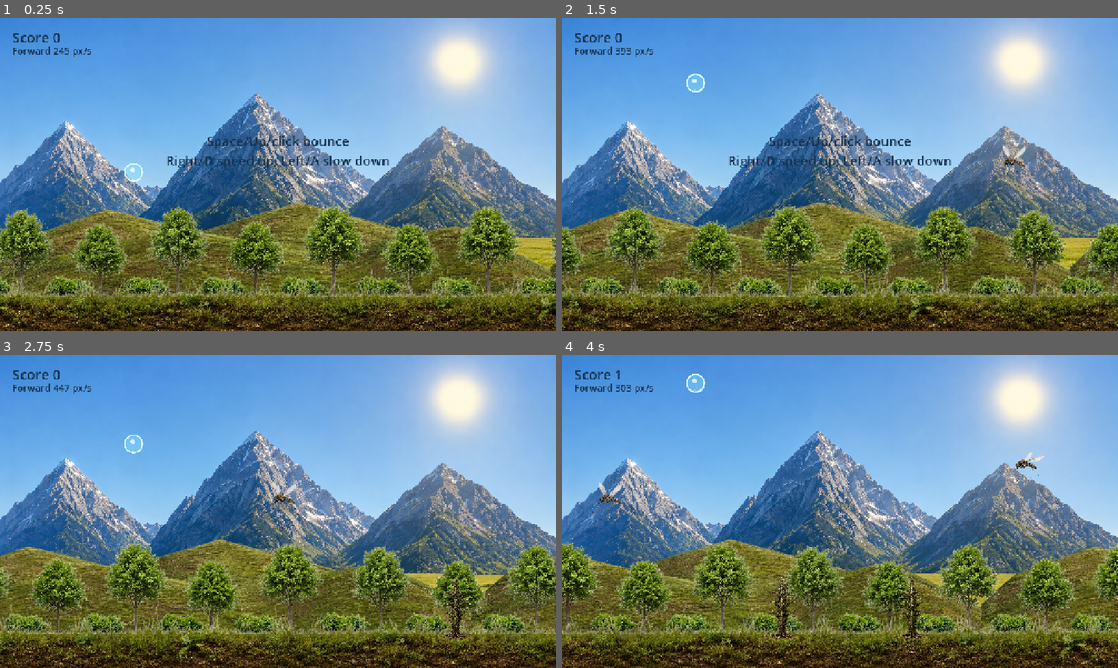
Above: before the commit, frames 1-4 (two rows, left to right).
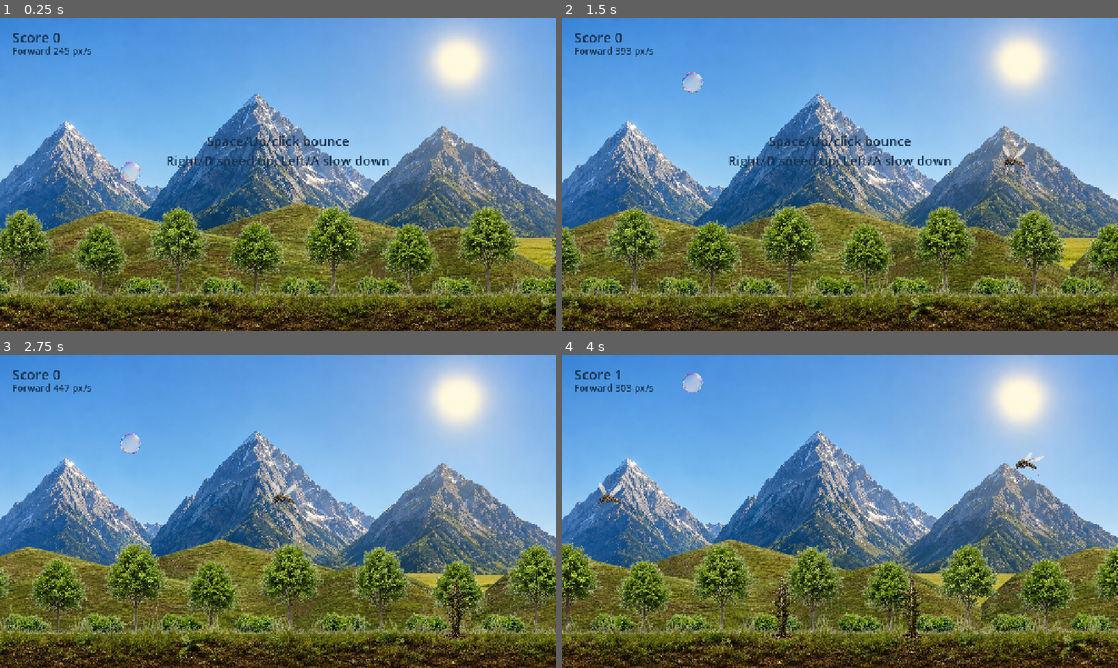
Above: after the commit, the same moments.

Repository: steinshuh/BubbleBriar
Game: Godot game, scene res://scenes/Main.tscn
The game is run twice, just before and just after one commit, with the same random seed, the same clock (stepped at 60 frames per second) and the same inputs.
Inputs:
- Up to frame 1 (0.25 s): no input
- Up to frame 2 (1.5 s): tap Enter (ui_accept) at 0.5, 0.77, 1.07 s; hold Right 0.53-1.28 s; tap Space (bounce) at 0.6, 1.35 s; hold Left from 1.28 s (still down)
- Up to frame 3 (2.75 s): tap Enter (ui_accept) at 1.52, 1.82 s; release Left at 2.03 s; hold Right from 2.03 s (still down); tap Space (bounce) at 2.1 s
- Up to frame 4 (4 s): tap Space (bounce) at 2.85, 3.6 s; tap Enter (ui_accept) at 3.02, 3.32, 3.77 s; release Right at 3.53 s; hold Left from 3.53 s (still down)

The runs differ from the first frame. In frame 1, 0.2% of the frame differs, in the area x 21-26%, y 45-53%; in frame 2, 0.2%, in the area x 21-26%, y 17-25%; in frame 3, 0.2%; in frame 4, 0.2%.

Commit message:
Animate bubble pop from sprite sheet

Diff:
--- a/scenes/Bubble.tscn
+++ b/scenes/Bubble.tscn
@@ -1,7 +1,7 @@
 [gd_scene load_steps=4 format=3 uid="uid://bubblebriar_bubble"]
 
 [ext_resource type="Script" path="res://scripts/bubble.gd" id="1_bubble"]
-[ext_resource type="Texture2D" path="res://assets/bubble.png" id="2_bubble_texture"]
+[ext_resource type="Texture2D" path="res://assets/bubble_sheet.png" id="2_bubble_texture"]
 
 [sub_resource type="CircleShape2D" id="CircleShape2D_bubble"]
 radius = 31.0
@@ -10,8 +10,10 @@
 script = ExtResource("1_bubble")
 
 [node name="Sprite2D" type="Sprite2D" parent="."]
-scale = Vector2(0.645833, 0.645833)
+scale = Vector2(0.139797, 0.139797)
 texture = ExtResource("2_bubble_texture")
+hframes = 4
+vframes = 2
 
 [node name="CollisionShape2D" type="CollisionShape2D" parent="."]
 shape = SubResource("CircleShape2D_bubble")
--- a/scripts/bubble.gd
+++ b/scripts/bubble.gd
@@ -15,6 +15,12 @@
 const FLOOR_BOUNCE := -520.0
 # MAX_FALL prevents the bubble from falling infinitely faster over time.
 const MAX_FALL := 650.0
+# POP_ANIMATION_FRAME_COUNT is the number of frames in bubble_sheet.png.
+# The sheet has 2 rows and 4 columns, so it contains 8 frames.
+const POP_ANIMATION_FRAME_COUNT := 8
+# POP_ANIMATION_FRAME_TIME is how long each pop frame stays visible.
+# Smaller numbers make the pop animation finish faster.
+const POP_ANIMATION_FRAME_TIME := 0.07
 
 # radius controls both the drawn bubble size and the collision circle size.
 var radius := 31.0
@@ -24,6 +30,15 @@
 var fixed_x := 0.0
 # viewport_size stores the game window size so the bubble can stay inside it.
 var viewport_size := Vector2(1280, 720)
+# pop_animation_time stores how much time has accumulated toward the next pop frame.
+var pop_animation_time := 0.0
+# pop_animation_frame stores which frame of the bubble sheet is currently visible.
+var pop_animation_frame := 0
+# pop_animation_playing is true only while the bubble is playing its pop animation.
+var pop_animation_playing := false
+# sprite points to the Sprite2D child in scenes/Bubble.tscn.
+# The texture is assigned in the scene, so this script does not load image files.
+@onready var sprite := $Sprite2D as Sprite2D
 
 # _ready() runs once when the bubble enters the scene tree.
 func _ready() -> void:
@@ -32,6 +47,8 @@
 	# If the scene has the expected collision shape, keep its radius matched to the script radius.
 	if collider and collider.shape is CircleShape2D:
 		collider.shape.radius = radius
+	# Frame 0 is the full bubble frame used during normal play.
+	sprite.frame = 0
 
 # setup() resets the bubble for a new run.
 func setup(size: Vector2) -> void:
@@ -45,17 +62,27 @@
 	velocity = Vector2.ZERO
 	# Mark the bubble alive again.
 	alive = true
-	# Restore full opacity in case it was faded after popping.
-	modulate.a = 1.0
+	# Stop any old pop animation from a previous run.
+	pop_animation_playing = false
+	# Reset the pop animation timer so the next pop starts cleanly.
+	pop_animation_time = 0.0
+	# Reset the remembered frame number to the full-bubble frame.
+	pop_animation_frame = 0
+	# Show the full bubble frame while the bubble is alive.
+	sprite.frame = 0
+	# Restore the normal bubble opacity for a fresh run.
+	modulate.a = 0.7
 
 # _physics_process(delta) runs on Godot's fixed physics tick.
 # Physics movement belongs here because it stays stable even when frame rate changes.
 func _physics_process(delta: float) -> void:
 	# If the bubble has popped, it no longer accepts input or bounces off bounds.
 	if not alive:
-		# Still apply gravity so the faded bubble falls away after popping.
+		# Continue the pop animation after death until it reaches the last frame.
+		_advance_pop_animation(delta)
+		# Still apply gravity so the popped bubble continues drifting after the pop.
 		velocity.y += GRAVITY * delta
-		# Move according to the current velocity.
+		# Move according to the reduced pop velocity and ongoing gravity.
 		move_and_slide()
 		# Keep the popped bubble horizontally anchored too; the world scrolls instead of the character.
 		position.x = fixed_x
@@ -90,14 +117,48 @@
 		# Give it a small downward velocity so it does not stick to the top.
 		velocity.y = 90.0
 
+# _advance_pop_animation() plays the bubble sheet from frame 0 to frame 7 after the bubble pops.
+func _advance_pop_animation(delta: float) -> void:
+	# If the pop animation has already reached its final frame, leave that final frame showing.
+	if not pop_animation_playing:
+		return
+	# Add this physics tick's elapsed time to the pop animation timer.
+	pop_animation_time += delta
+	# Use a while loop so the animation can catch up if a frame takes longer than expected.
+	while pop_animation_time >= POP_ANIMATION_FRAME_TIME and pop_animation_playing:
+		# Remove one animation-frame duration from the timer.
+		pop_animation_time -= POP_ANIMATION_FRAME_TIME
+		# If the next frame would still be inside the 0..7 sheet range, advance to it.
+		if pop_animation_frame < POP_ANIMATION_FRAME_COUNT - 1:
+			# Move to the next frame in the 2-by-4 bubble sheet.
+			pop_animation_frame += 1
+			# Show the newly selected pop frame.
+			sprite.frame = pop_animation_frame
+		else:
+			# The animation has reached frame 7, so stop changing frames.
+			pop_animation_playing = false
+
 # pop() is called by obstacles when they collide with the bubble.
 func pop() -> void:
 	# If pop() is called again after the bubble is already dead, do nothing.
+	# _physics_process() is already advancing any in-progress pop animation.
 	if not alive:
 		return
 	# Mark the bubble as no longer alive.
 	alive = false
-	# Fade the bubble to show it has popped.
-	modulate.a = 0.38
+	# Cut the current vertical speed in half so the pop slows the bubble without freezing it.
+	velocity.y *= 0.5
+	# Keep horizontal movement at zero because the world scrolls instead of the character.
+	velocity.x = 0.0
+	# Keep the normal alpha so the pop animation artwork stays visible.
+	modulate.a = 0.7
+	# Start the pop animation at the first frame of the sheet.
+	pop_animation_playing = true
+	# Reset the timer so frame 0 stays visible for a full animation step.
+	pop_animation_time = 0.0
+	# Frame 0 is the whole bubble, and frames 1 through 7 show the pop sequence.
+	pop_animation_frame = 0
+	# Show frame 0 immediately when the bubble pops.
+	sprite.frame = pop_animation_frame
 	# Tell any connected script, such as main.gd, that the bubble popped.
 	popped.emit()
Binary file changed: assets/bubble.png
Binary file added: assets/bubble_sheet.png
Not shown, added: assets/bubble_sheet.png.import
